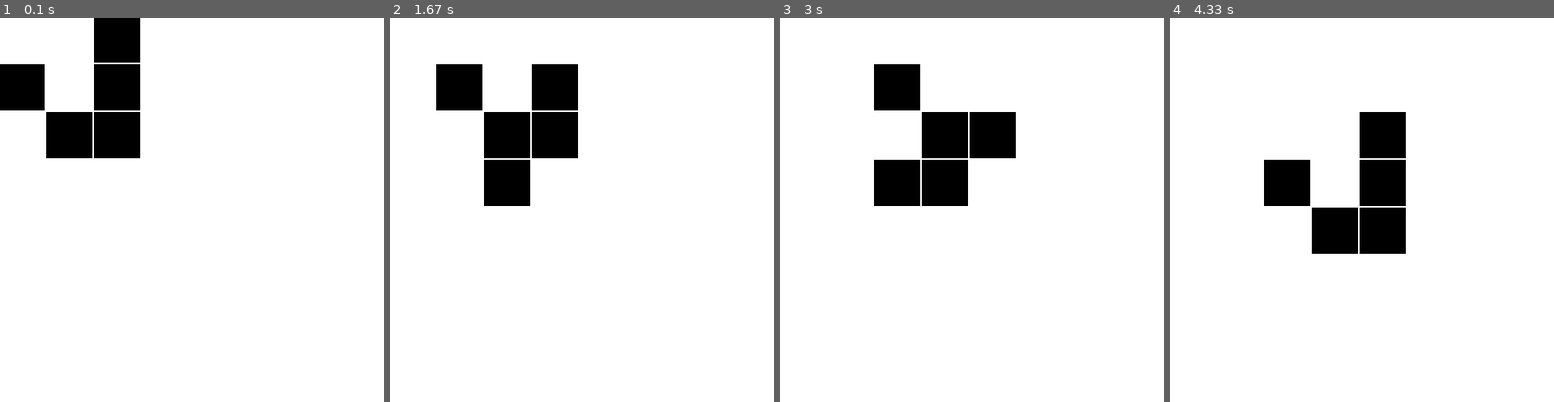
Above: before the commit, frames 1-4 (left to right).
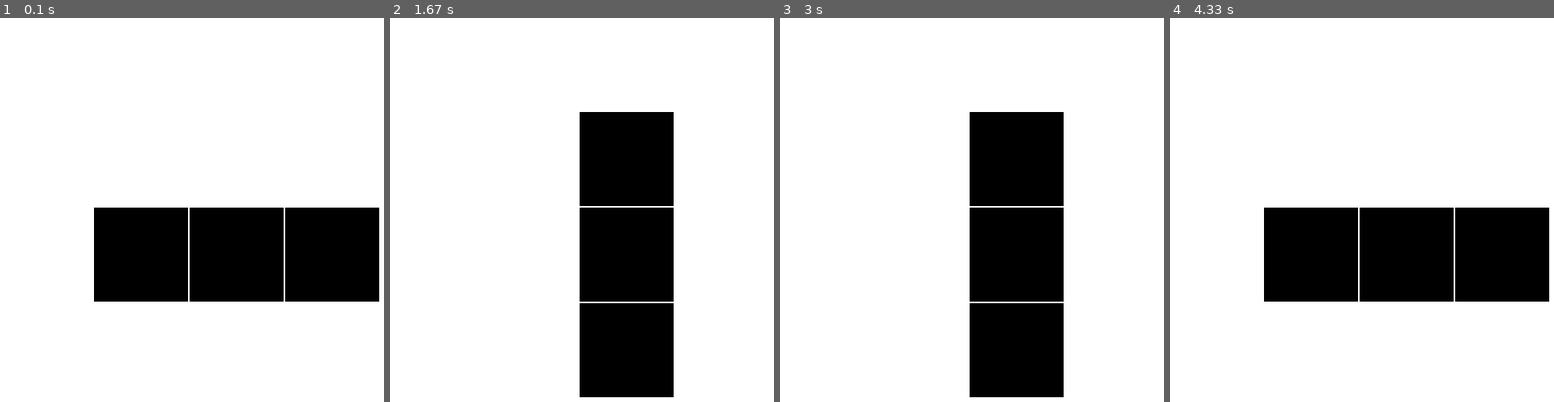
Above: after the commit, the same moments.

Repository: fawamin/SCS_Schriftl_Ausarbeit
Game: pygame game, started from Visualisation.py
Same seed, same stepped clock (60 frames per second), same inputs: the game is played once before the commit and once after it.
Inputs:
- Up to frame 1 (0.1 s): no input
- Up to frame 2 (1.67 s): no input
- Up to frame 3 (3 s): no input
- Up to frame 4 (4.33 s): no input

The runs differ from the first frame. In frame 1, 25% of the frame differs, in the area x 0-99%, y 0-74%; in frame 2, 25%, in the area x 12-74%, y 12-99%; in frame 3, 22%; in frame 4, 19%.

Commit message:
Webserver Test Version 1

Diff:
--- a/Visualisation.py
+++ b/Visualisation.py
@@ -34,7 +34,7 @@
         self.dh = displayheight
 
     def TestPeparationMethod(self):
-        self.gol.setSaveFile("Saves/10x10Glider.npy")
+        self.gol.setSaveFile("Saves/5x5test.npy")
         self.gol.loadFileData()
         #DAYEVENT is event type thats user generated
         DAYEVENT  = pygame.USEREVENT+1
--- /dev/null
+++ b/Webservice/GameOfLife.py
@@ -0,0 +1,75 @@
+import numpy
+
+
+# 1 = alive
+# 0 = dead
+
+class GameOfLife:
+
+    #Play area
+    array = None
+    #Filename of save file
+    File = None
+
+    def cycleDay(self):
+        newDay = self.array.copy()
+        rows, cols = self.array.shape
+        for row, col in numpy.ndindex(self.array.shape):
+            # Nachbarwerte Ermitteln (Entrhält eigenen Wert)
+            nachbar = self.array[max(row-1,0):min(row+2,rows), max(col-1,0):min(col+2,cols)]
+            # Anzahl der lebenden Nachbarn ermitteln (Eigenen wert abziehen)
+            amount_alive = nachbar.sum() - self.array[row,col]
+
+            # Regeln für die nächste Generation
+            if self.array[row,col] == 1:
+                if amount_alive < 2 or amount_alive > 3:
+                    newDay[row,col] = 0
+                else:
+                    newDay[row,col] = 1
+            else:
+                if amount_alive == 3:
+                    newDay[row,col] = 1
+                else:
+                    newDay[row,col] = 0
+        self.array = newDay
+
+    def printToConsole(self):
+        rows, cols = self.array.shape
+        for row in range(rows):
+            for col in range(cols):
+                print(self.array[row,col], end = " ")
+            print()
+
+    # Läd Daten aus .npy Speicherdatei
+    def loadFileData(self):
+        self.array = numpy.load(self.File)
+        #self.row, self.col = self.array.shape
+
+    #Sets the Save Filename
+    def setSaveFile(self,filename):
+        self.File = filename
+
+    # Speichert Aktuellen Zustand in .npy Datei
+    def saveFile(self):
+        numpy.save(self.File, self.array)
+
+    # Returns play Area
+    def getField(self):
+        return self.array
+
+    # Erstellt neues Spielfeld mit den angegebenen Dimensionen
+    def createNewArea(self, row,col):
+        self.row = row
+        self.col = col
+        self.array = numpy.zeros((row,col), dtype=int)
+
+    #Changes the selected Cell at the Position X and Y between alive and dead
+    def updateCell(self,cellX,cellY):
+        try:
+            isalive = self.array[cellX,cellY]
+            if isalive == 0:
+                self.array[cellX,cellY] = 1
+            elif isalive == 1:
+                self.array[cellX,cellY] = 0
+        except:
+            print("Position " + str(cellX) + " " + str(cellY) + " Is out of the Array Range")
--- /dev/null
+++ b/Webservice/api.py
@@ -0,0 +1,45 @@
+from matplotlib.font_manager import json_dump
+import numpy as np
+import matplotlib.pyplot as plt
+from PIL import Image
+from GameOfLife import GameOfLife
+
+#array = np.load("Saves/10x10Glider.npy")
+#x,y = array.shape
+#img = Image.fromarray(np.uint8(array)*255,'L')
+#img.show()
+
+class Api:
+    gol = None
+    def __init__(self):
+        self.gol = GameOfLife()
+        self.gol.setSaveFile(File)
+
+    def set_file(self,file):
+        self.gol.setSaveFile = file
+
+    def get_img(self):
+        array = self.gol.getField()
+        return Image.fromarray(np.uint8(array)*255,'L')
+
+    def api_cycle(self):
+        self.gol.cycleDay()
+
+    # @TODO Add a function that gets all alive Cells in a Json
+    def get_alive(self):
+        storage ={}
+        array = self.gol.getField
+        for row,col in np.ndindex(self.array.shape):
+            if array[row][col] == 1:
+                storage.
+
+#img = Image.new('1', (x,y))
+#pixel = img.load()
+#for i in range(x):
+#    for j in range(y):
+#        pixel[i,j] = array[i][j]
+#
+#img.show()
+#plt.figure()
+#plt.imshow(array,interpolation='none')
+#plt.show()
--- /dev/null
+++ b/Webservice/app.py
@@ -0,0 +1,21 @@
+from fastapi import FastAPI,HTTPException,Response
+from api import Api
+
+app = FastAPI()
+connection = Api()
+
+@app.get("/gol/")
+def get_day():
+    return connection.get_img()
+
+@app.put("/gol/{Filename}")
+def set_gol_file(Filename : str, response: Response):
+    try:
+        connection = Api("Saves/"+Filename)
+        response.status_code = 200
+    except:
+        response.status_code = 404
+
+@app.get("/gol/cycle")
+def cycle():
+    connection.api_cycle()
--- a/main.py
+++ b/main.py
@@ -9,7 +9,7 @@
 
 gol = GameOfLife()
 gol.setSaveFile(saveFiles[1])
-gol.loadFileData()
+#gol.loadFileData()
 #gol.createNewArea(10,10)
 gol.printToConsole()
 #gol.saveFile("Saves/10x10Glider.npy")
Binary file added: 10x10.png
Not shown, changed: ToDo.txt
Binary file added: Webservice/Saves/10x10Glider.npy
Binary file added: Webservice/Saves/3x3.npy
Binary file added: Webservice/Saves/5x5test.npy
Binary file added: Webservice/Saves/64x64.npy
Binary file added: Webservice/Saves/test.npy
